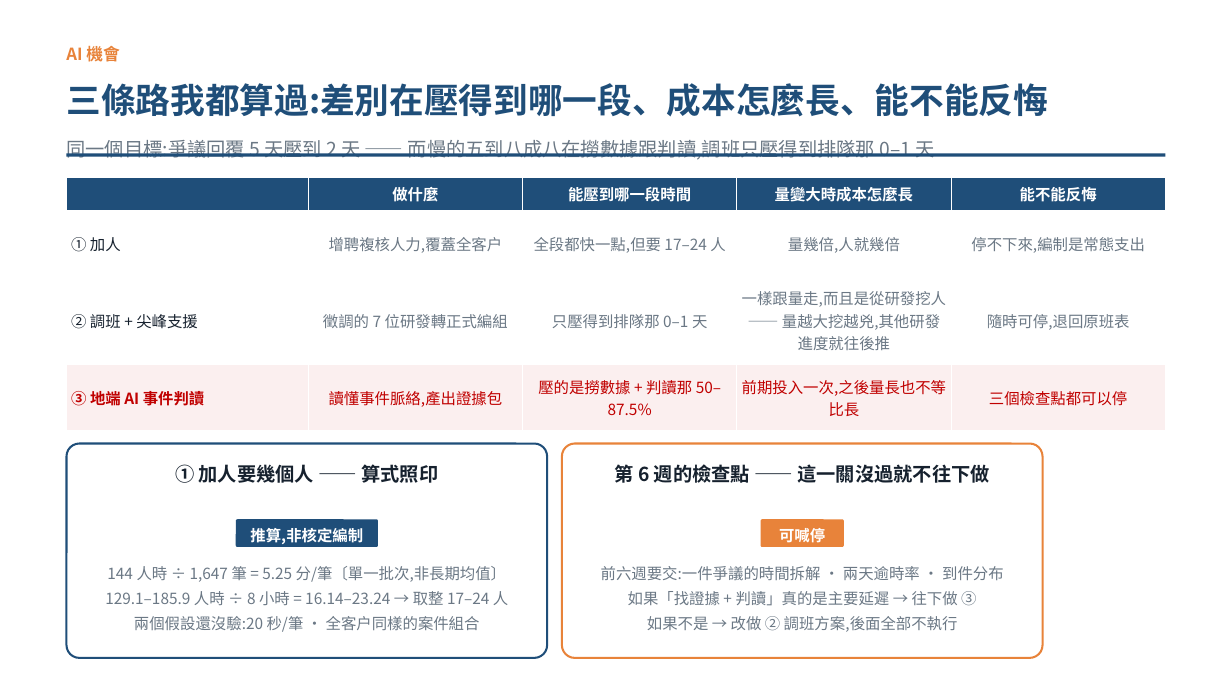
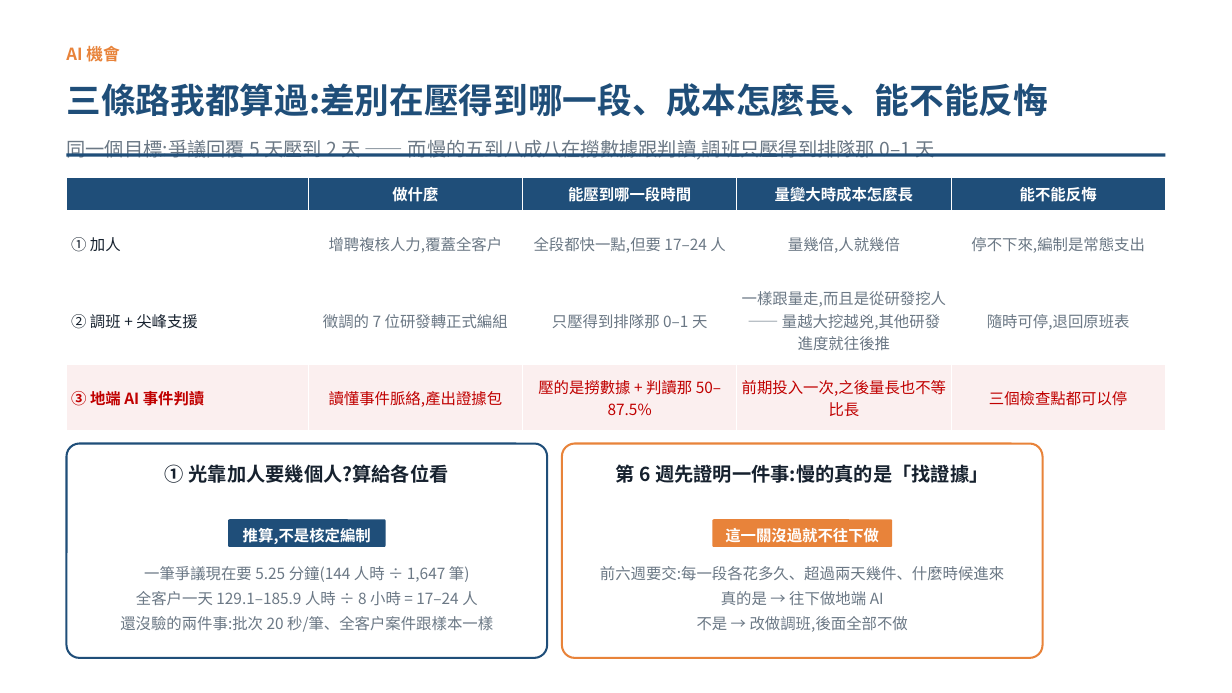
Before and after one commit to pokai-huang0828/UTS_workspace, a slide deck: slide 6 of Artificial Intelligence for Enterprises/Assessment3/Huang_26254793_421104_Assessment 3.pptx. Drawn at 1232x693 pixels with LibreOffice and Linux fonts; fonts in the diff are those of the drawing. Boxes give left, top, right and bottom in pixels: in the first picture for what was removed or moved away, otherwise in the second. Text is boxed around its words. In the diff, an @@ line names an element or a change of style, - is before the commit and + after.

```diff
--- a/Artificial Intelligence for Enterprises/Assessment3/Huang_26254793_421104_Assessment 3.pptx
+++ b/Artificial Intelligence for Enterprises/Assessment3/Huang_26254793_421104_Assessment 3.pptx
@@ text at (165,464,449,483): text changed @@
-① 加人要幾個人 —— 算式照印
+① 光靠加人要幾個人?算給各位看
@@ text at (616,464,988,483): text changed @@
-第 6 週的檢查點 —— 這一關沒過就不往下做
+第 6 週先證明一件事:慢的真的是「找證據」
@@ rounded rectangle: place and size @@
-rounded rectangle at (236,519,378,547)
+rounded rectangle at (228,519,386,547)
@@ text at (243,528,371,544): text changed @@
-推算,非核定編制
+推算,不是核定編制
@@ rounded rectangle: place and size @@
-rounded rectangle at (761,519,844,547)
+rounded rectangle at (713,519,893,547)
@@ text at (725,528,879,543): text changed @@
-可喊停
+這一關沒過就不往下做
@@ text at (120,566,493,632): text changed @@
-144 人時 ÷ 1,647 筆 = 5.25 分/筆〔單一批次,非長期均值〕
-129.1–185.9 人時 ÷ 8 小時 = 16.14–23.24 → 取整 17–24 人
-兩個假設還沒驗:20 秒/筆 · 全客戶同樣的案件組合
+一筆爭議現在要 5.25 分鐘(144 人時 ÷ 1,647 筆)
+全客戶一天 129.1–185.9 人時 ÷ 8 小時 = 17–24 人
+還沒驗的兩件事:批次 20 秒/筆、全客戶案件跟樣本一樣
@@ text at (600,566,1004,632): text changed @@
-前六週要交:一件爭議的時間拆解 · 兩天逾時率 · 到件分布
-如果「找證據 + 判讀」真的是主要延遲 → 往下做 ③
-如果不是 → 改做 ② 調班方案,後面全部不執行
+前六週要交:每一段各花多久、超過兩天幾件、什麼時候進來
+真的是 → 往下做地端 AI
+不是 → 改做調班,後面全部不做
```
Also in this commit, not shown: 2 other files.
